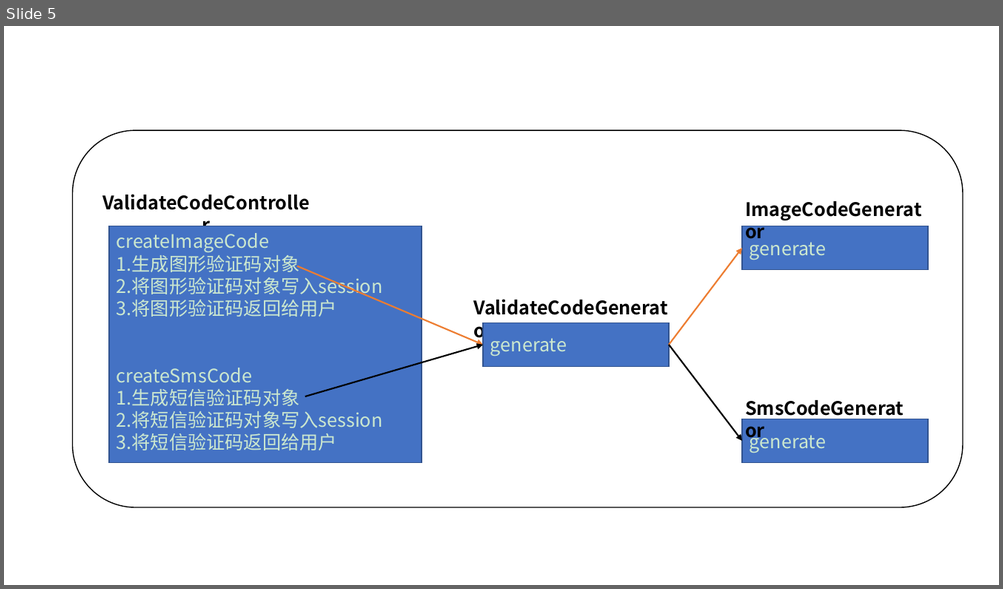
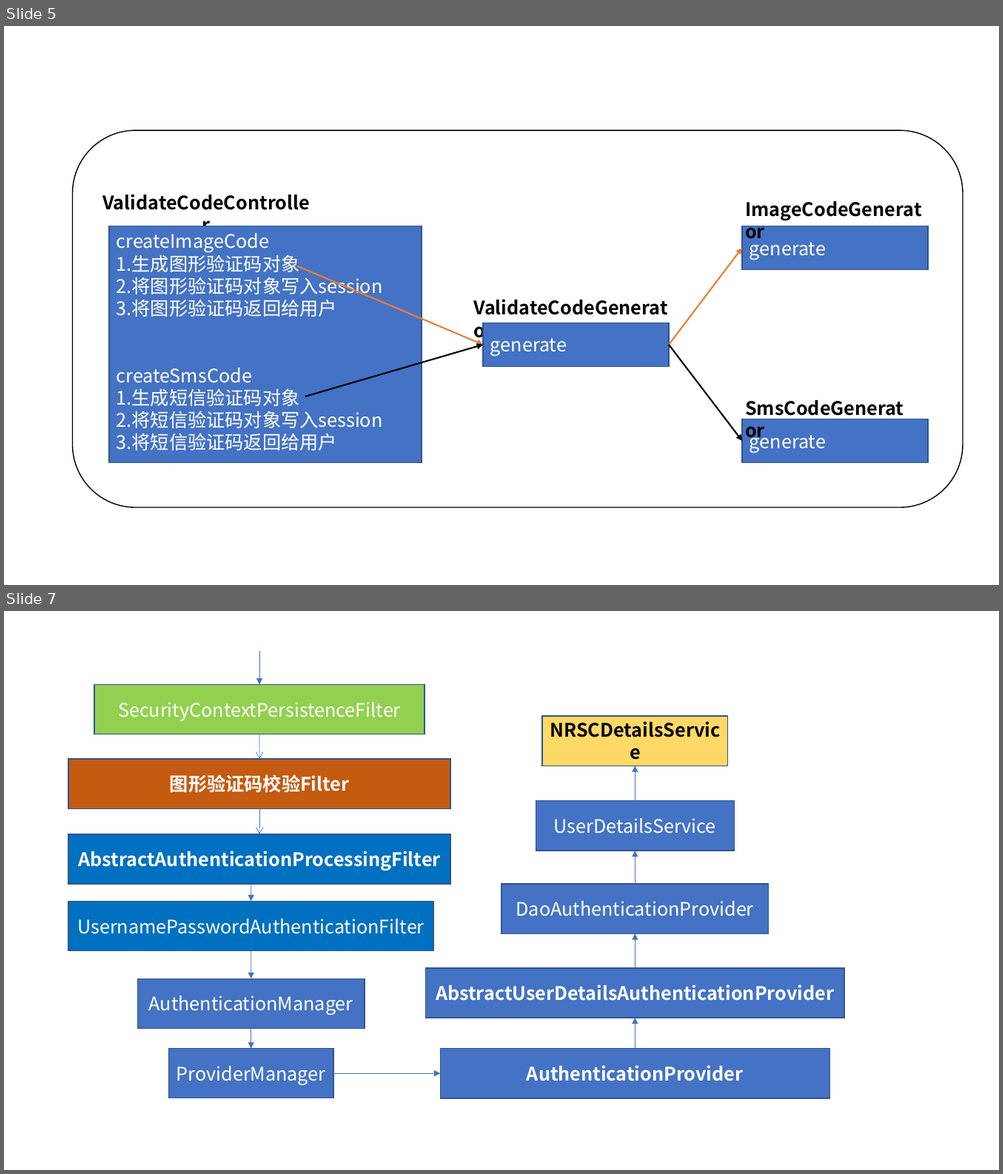
Before and after one commit to nieandsun/security, a slide deck: src/main/resources/docs/表单登陆认证、spring-security原理图.pptx. Shown one above the other, each under a label of ours: slide 5 before the commit, slides 5 and 7 after it; the slides between them are not shown. The pictures are 1003x589 and 1003x1174 pixels, drawn with LibreOffice and Linux fonts; fonts in the diff are those of the drawing. Boxes give left, top, right and bottom in pixels: in the first picture for what was removed or moved away, otherwise in the second. Text is boxed around its words. In the diff, an @@ line names an element or a change of style, - is before the commit and + after.

Commit message:
spring-security入门11---短信验证码(三)----短信验证码校验功能开发

```diff
--- a/src/main/resources/docs/表单登陆认证、spring-security原理图.pptx
+++ b/src/main/resources/docs/表单登陆认证、spring-security原理图.pptx
@@ slide 7 added at [4, 611, 999, 1170], background #FFFFFF @@
@@ arrow added from (259, 651) to (259, 685), #4472C4 0.5 pt @@
@@ rectangle added at [94, 685, 424, 735], fill #92D050, outline #325491 1 pt, 18 pt, text #FFFFFF @@
+SecurityContextPersistenceFilter
@@ rectangle added at [542, 716, 727, 766], fill #FFD966, outline #325491 1 pt, 18 pt, text #000000, bold @@
+NRSCDetailsService
@@ arrow added from (259, 734) to (259, 760), #4472C4 0.5 pt @@
@@ rectangle added at [68, 760, 450, 809], fill #C55A11, outline #325491 1 pt, 18 pt, text #FFFFFF, bold @@
+图形验证码校验Filter
@@ arrow added from (635, 801) to (635, 766), #4472C4 0.5 pt @@
@@ arrow added from (259, 809) to (259, 834), #4472C4 0.5 pt @@
@@ rectangle added at [536, 801, 734, 851], fill #4472C4, outline #325491 1 pt, 18 pt, text #FFFFFF @@
+UserDetailsService
@@ rectangle added at [68, 834, 450, 885], fill #0070C0, outline #325491 1 pt, 18 pt, text #FFFFFF, bold @@
+AbstractAuthenticationProcessingFilter
@@ arrow added from (635, 884) to (635, 851), #4472C4 0.5 pt @@
@@ arrow added from (251, 884) to (251, 901), #4472C4 0.5 pt @@
@@ rectangle added at [502, 884, 768, 934], fill #4472C4, outline #325491 1 pt, 18 pt, text #FFFFFF @@
+DaoAuthenticationProvider
@@ rectangle added at [68, 901, 433, 951], fill #0070C0, outline #325491 1 pt, 18 pt, text #FFFFFF @@
+UsernamePasswordAuthenticationFilter
@@ arrow added from (635, 968) to (635, 934), #4472C4 0.5 pt @@
@@ arrow added from (251, 951) to (251, 979), #4472C4 0.5 pt @@
@@ rectangle added at [137, 979, 364, 1029], fill #4472C4, outline #325491 1 pt, 18 pt, text #FFFFFF @@
+AuthenticationManager
@@ rectangle added at [426, 968, 844, 1019], fill #4472C4, outline #325491 1 pt, 18 pt, text #FFFFFF, bold @@
+AbstractUserDetailsAuthenticationProvider
@@ arrow added from (251, 1029) to (251, 1049), #4472C4 0.5 pt @@
@@ arrow added from (635, 1049) to (635, 1019), #4472C4 0.5 pt @@
@@ rectangle added at [169, 1049, 334, 1099], fill #4472C4, outline #325491 1 pt, 18 pt, text #FFFFFF @@
+ProviderManager
@@ rectangle added at [441, 1049, 830, 1099], fill #4472C4, outline #325491 1 pt, 18 pt, text #FFFFFF, bold @@
+AuthenticationProvider
@@ arrow added from (334, 1073) to (441, 1073), #4472C4 0.5 pt @@
@@ slide 5 changed as well @@
@@ background #CCE8CF to #FFFFFF @@
@@ text colour #CCE8CF to #FFFFFF in 4 elements at [109, 226, 422, 463], [483, 323, 669, 366], [742, 226, 928, 269], [742, 419, 928, 463] @@
```
Also in this commit, not shown: 5 other slides changed, 1 other slide added, 7 other files.
